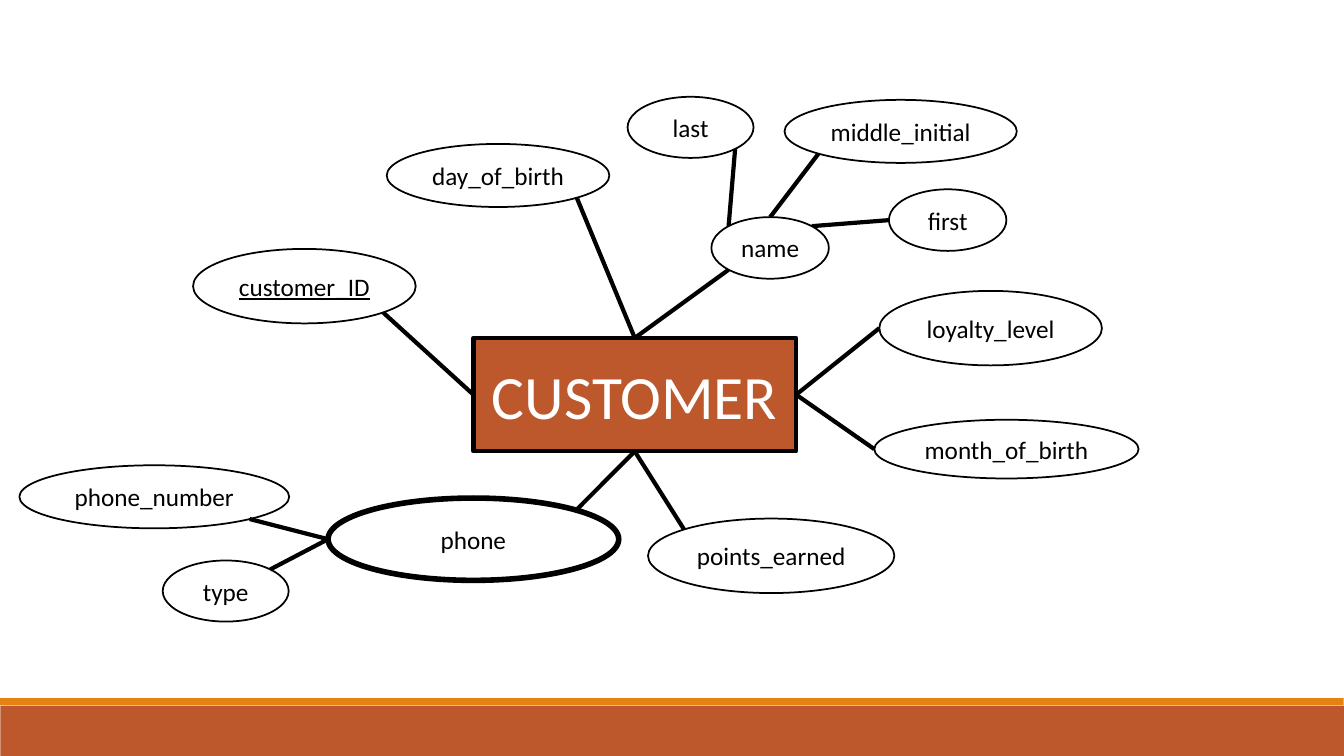
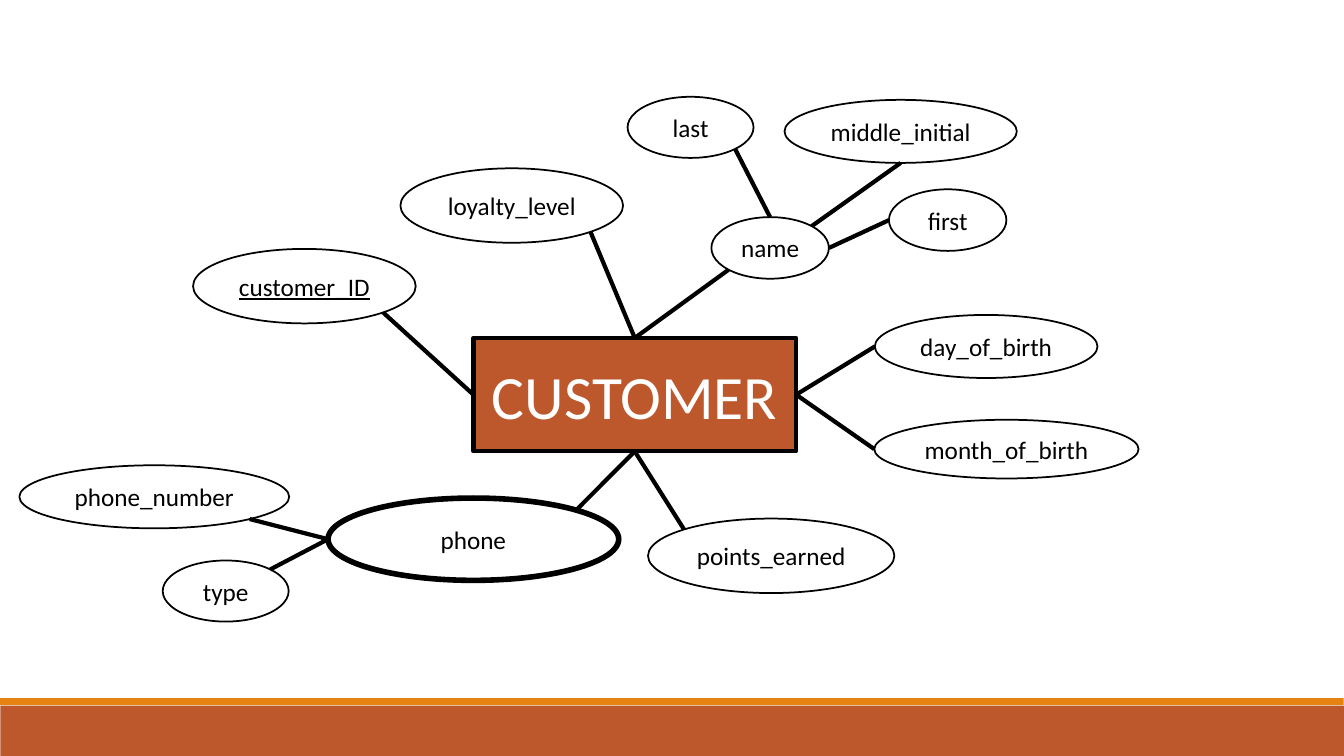
Before and after one commit to cnecciai/BoutiqueCoffee, a slide deck: slide 5 of Project/ER Model.pptx. Drawn at 1344x756 pixels with LibreOffice and Linux fonts; fonts in the diff are those of the drawing. Boxes give left, top, right and bottom in pixels: in the first picture for what was removed or moved away, otherwise in the second. Text is boxed around its words. In the diff, an @@ line names an element or a change of style, - is before the commit and + after.

```diff
--- a/Project/ER Model.pptx
+++ b/Project/ER Model.pptx
@@ line moved from (735, 149) - (729, 226) to (735, 149) - (770, 217) @@
@@ ellipse "loyalty_level": place and size @@
-ellipse "loyalty_level" at (879, 291, 1102, 366)
+ellipse "loyalty_level" at (400, 168, 623, 243)
@@ line moved from (819, 153) - (770, 217) to (901, 163) - (812, 226) @@
@@ line moved from (635, 338) - (577, 198) to (635, 338) - (591, 232) @@
@@ line moved from (889, 220) - (812, 226) to (889, 220) - (829, 248) @@
@@ ellipse "day_of_birth": place and size @@
-ellipse "day_of_birth" at (387, 144, 610, 208)
+ellipse "day_of_birth" at (875, 315, 1098, 378)
@@ line moved from (879, 329) - (797, 395) to (875, 347) - (797, 395) @@
```
Also in this commit, not shown: 4 other slides changed.
